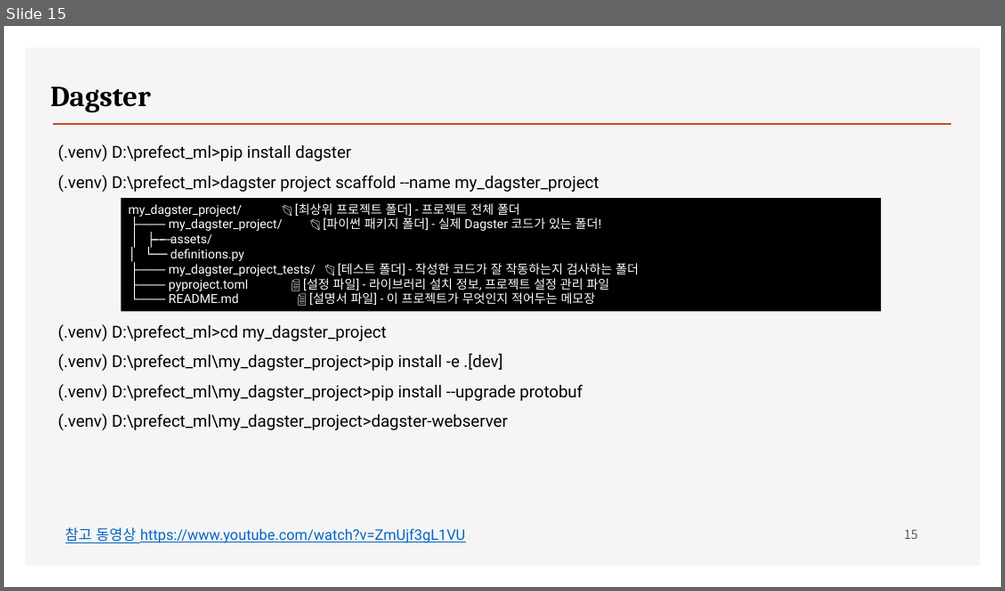
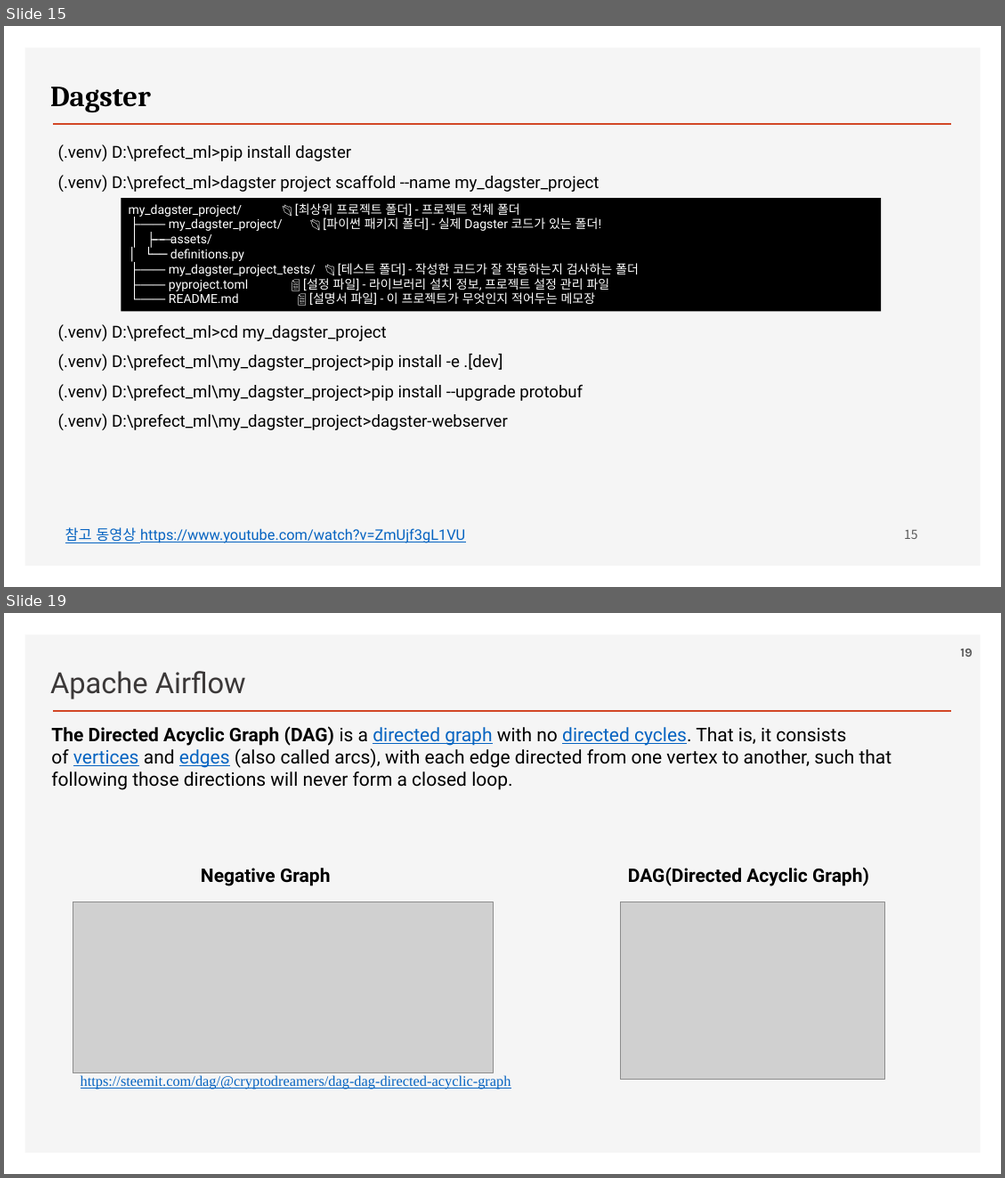
Before and after one commit to ancestor9/2026_Fall_AI-Workflow, a slide deck: PPTs/02_workflow orchestration framework.pptx. Shown one above the other, each under a label of ours: slide 15 before the commit, slides 15 and 19 after it; the slides between them are not shown. The pictures are 1005x591 and 1005x1178 pixels, drawn with LibreOffice and Linux fonts; fonts in the diff are those of the drawing; grey boxes stand for pictures; background and template pictures are left out. Boxes give left, top, right and bottom in pixels: in the first picture for what was removed or moved away, otherwise in the second. Text is boxed around its words. In the diff, an @@ line names an element or a change of style, - is before the commit and + after.

```diff
--- a/PPTs/02_workflow orchestration framework.pptx
+++ b/PPTs/02_workflow orchestration framework.pptx
@@ slide 19 added at [4,613,1001,1174], background #FFFFFF; not listed: 2 template elements that a slide beside it also shows @@
@@ page number added at [960,649,971,657], 12 pt, text #595959, bold @@
+19
@@ text added at [50,671,246,699], 28 pt, text #3B3838 @@
+Apache Airflow
@@ text added at [51,726,892,790], 18 pt, text #000000 @@
+The Directed Acyclic Graph (DAG) is a directed graph with no directed cycles. That is, it consists of vertices and edges (also called arcs), with each edge directed from one vertex to another, such that following those directions will never form a closed loop.
@@ text added at [201,868,330,886], 18 pt, text #000000, bold @@
+Negative Graph
@@ text added at [628,867,869,886], 18 pt, text #000000, bold @@
+DAG(Directed Acyclic Graph)
@@ picture added at [73,901,493,1072] @@
@@ picture added at [620,901,884,1078] @@
@@ text added at [81,1075,511,1089], 14 pt, text #0563C1, underline @@
+https://steemit.com/dag/@cryptodreamers/dag-dag-directed-acyclic-graph
```
Also in this commit, not shown: 1 slide changed, 18 other slides added.
